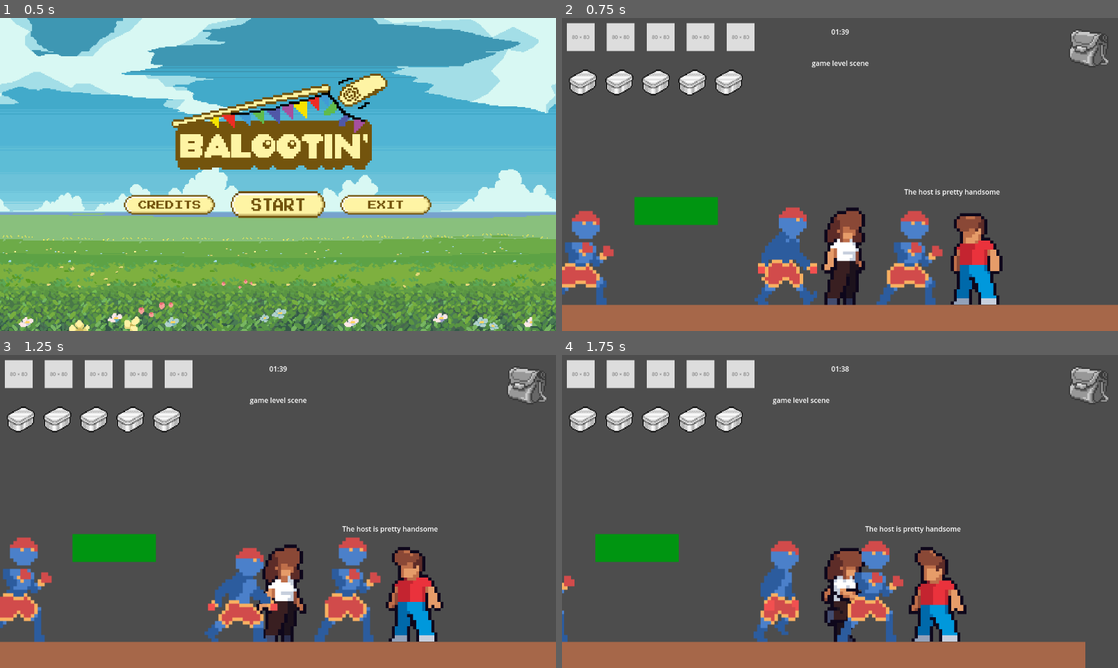
Above: before the commit, frames 1-4 (two rows, left to right).
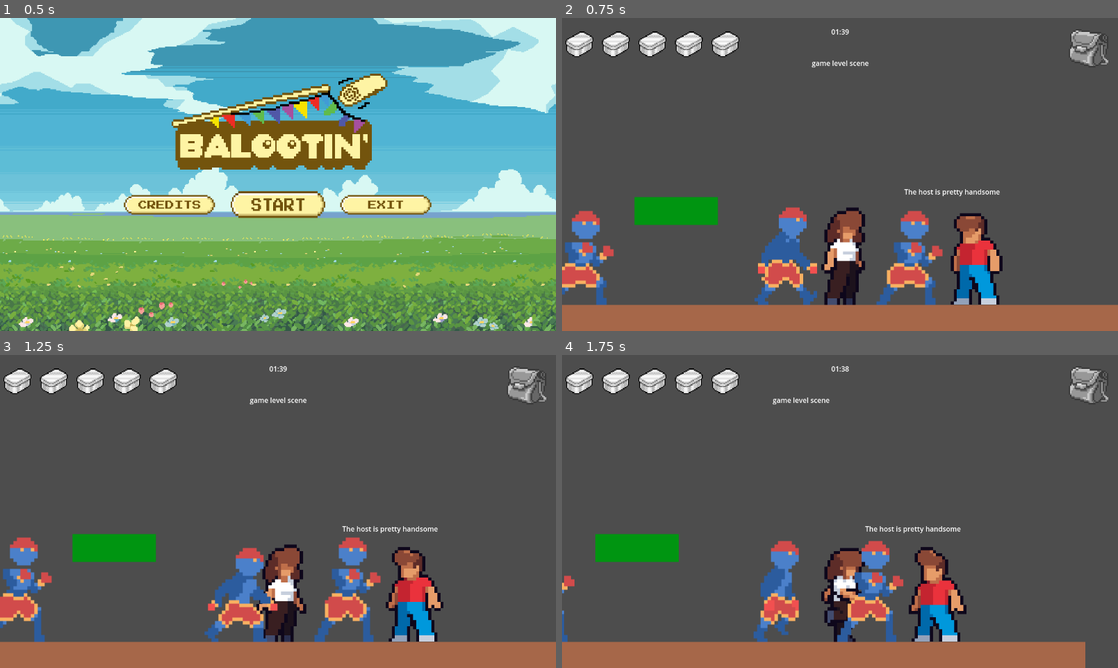
Above: after the commit, the same moments.

Repository: alexgaaranes/coss-gj-2025
Game: Godot game, scene res://levels/menu.tscn
The game is run twice, just before and just after one commit, with the same random seed, the same clock (stepped at 60 frames per second) and the same inputs.
Inputs (mouse positions are in pixels of both pictures, inside the frame that each line leads up to):
- Up to frame 1 (0.5 s): no input
- Up to frame 2 (0.75 s): click (840, 205) at 0.5 s
- Up to frame 3 (1.25 s): no input
- Up to frame 4 (1.75 s): tap Enter (ui_accept) at 1.25, 1.52 s; hold D (move_right) from 1.28 s (still down); tap Space (interact_food) at 1.35 s

Frame 1 is identical in both runs. In frame 2, 3.9% of the frame differs, in the area x 0-35%, y 1-25%; in frame 3, 3.9%; in frame 4, 3.9%.

Commit message:
chore: Replace HUD for tupperware

Diff:
--- a/scenes/game/game_logic.tscn
+++ b/scenes/game/game_logic.tscn
@@ -56,10 +56,8 @@
 texture = ExtResource("7_ujcqu")
 
 [node name="TupperRow" type="HBoxContainer" parent="HUD"]
-offset_left = 8.0
-offset_top = 88.0
-offset_right = 544.0
-offset_bottom = 200.0
+offset_right = 536.0
+offset_bottom = 112.0
 
 [node name="Tupper0" type="Control" parent="HUD/TupperRow"]
 clip_contents = true
@@ -310,35 +308,6 @@
 grow_horizontal = 2
 grow_vertical = 0
 texture = ExtResource("9_x4j3j")
-
-[node name="TupperContainer" type="HBoxContainer" parent="HUD"]
-offset_right = 454.0
-offset_bottom = 91.0
-
-[node name="TupperOne" type="Sprite2D" parent="HUD/TupperContainer"]
-position = Vector2(43, 44)
-scale = Vector2(0.8, 0.8)
-texture = ExtResource("1_8ovie")
-
-[node name="TupperTwo" type="Sprite2D" parent="HUD/TupperContainer"]
-position = Vector2(135, 44)
-scale = Vector2(0.8, 0.8)
-texture = ExtResource("1_8ovie")
-
-[node name="TupperThree" type="Sprite2D" parent="HUD/TupperContainer"]
-position = Vector2(227, 44)
-scale = Vector2(0.8, 0.8)
-texture = ExtResource("1_8ovie")
-
-[node name="TupperFour" type="Sprite2D" parent="HUD/TupperContainer"]
-position = Vector2(319, 44)
-scale = Vector2(0.8, 0.8)
-texture = ExtResource("1_8ovie")
-
-[node name="TupperFive" type="Sprite2D" parent="HUD/TupperContainer"]
-position = Vector2(411, 44)
-scale = Vector2(0.8, 0.8)
-texture = ExtResource("1_8ovie")
 
 [node name="Timer" type="Label" parent="HUD"]
 anchors_preset = 5
--- a/scripts/game/hud.gd
+++ b/scripts/game/hud.gd
@@ -40,7 +40,6 @@
 
 		var points_percentage: float = float(points_each) / float(points_per)
 
-
 		var fill_height = points_percentage * clip_max_height
 		clip_mask.size = Vector2(clip_mask.size.x, fill_height)
 		clip_mask.position.y = clip_max_height - fill_height + 15
